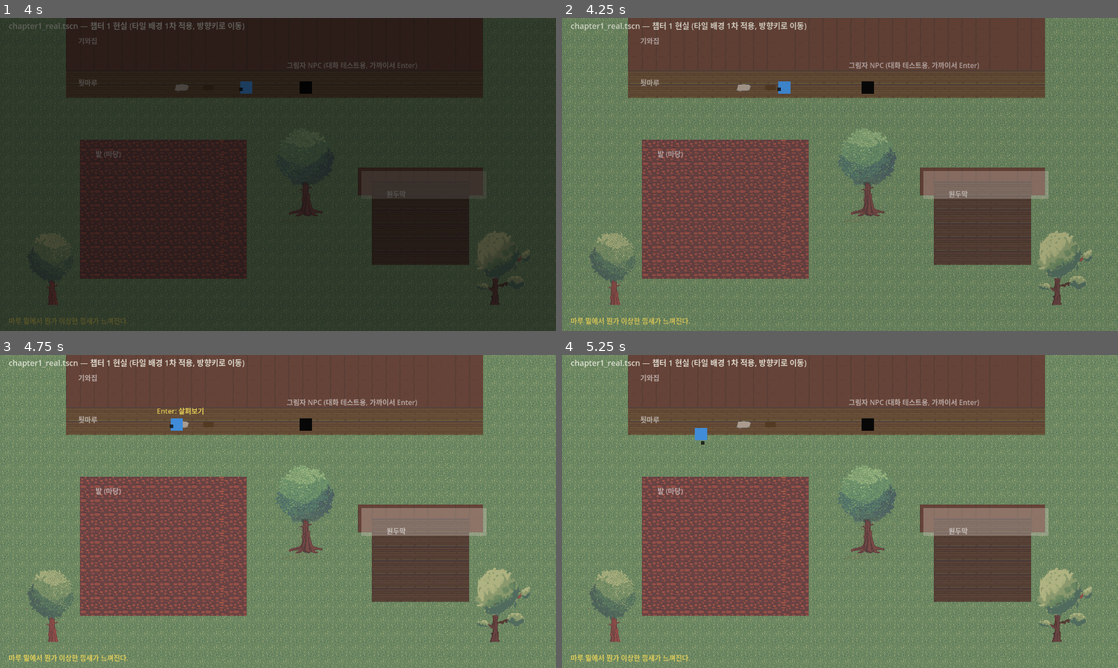
Above: before the commit, frames 1-4 (two rows, left to right).
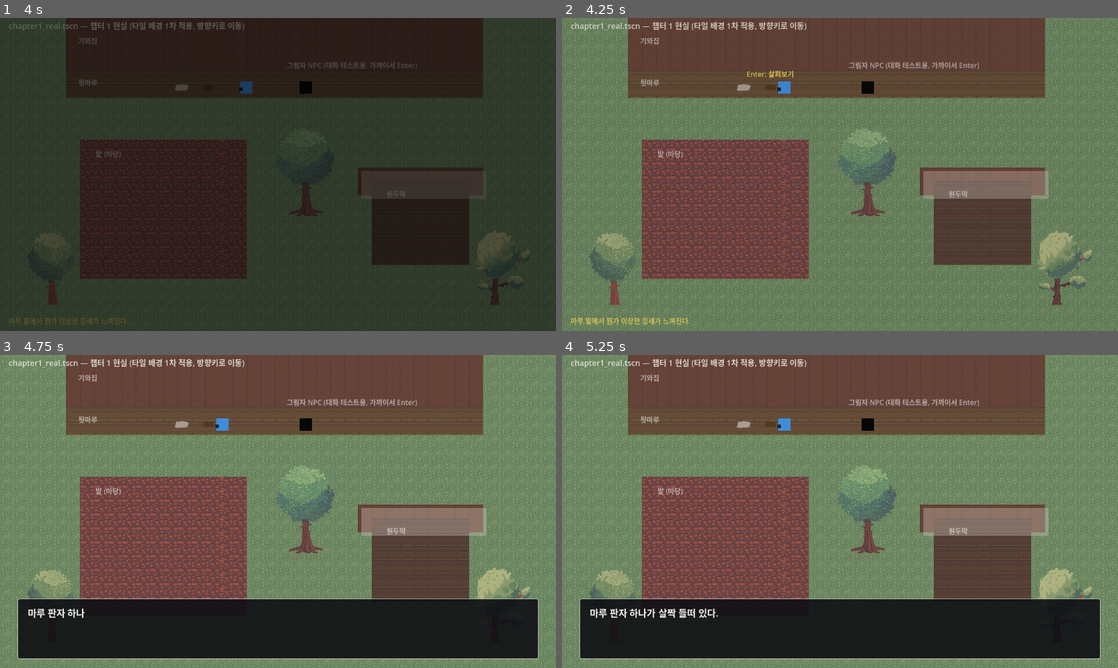
Above: after the commit, the same moments.

Repository: YGseok/ProjectS
Game: Godot game, scene res://scenes/chapter1_intro.tscn
Same seed, same stepped clock (60 frames per second), same inputs: the game is played once before the commit and once after it.
Inputs (mouse positions are in pixels of both pictures, inside the frame that each line leads up to):
- Up to frame 1 (4 s): tap Enter (ui_accept) at 0.5, 0.77, 1.52, 2.75, 3.02, 3.77 s; move the mouse to (400, 158) at 0.52 s; hold Right (ui_right) 0.53-1.28 s; click (400, 158) at 0.67 s; move the mouse to (166, 190) at 1.27 s; hold Down (ui_down) 1.28-2.03 s; move the mouse to (333, 105) at 2.02 s; hold Right (ui_right) 2.03-2.78 s; move the mouse to (250, 237) at 2.77 s; hold Up (ui_up) 2.78-3.53 s; click (250, 237) at 2.92 s; move the mouse to (444, 221) at 3.52 s; hold Left (ui_left) from 3.53 s (still down)
- Up to frame 2 (4.25 s): keep holding Left (ui_left)
- Up to frame 3 (4.75 s): keep holding Left (ui_left); move the mouse to (111, 464) at 4.27 s; tap Enter (ui_accept) at 4.52 s
- Up to frame 4 (5.25 s): move the mouse to (867, 511) at 5.02 s; release Left (ui_left) at 5.03 s; hold Down (ui_down) from 5.03 s (still down); click (867, 511) at 5.17 s

Frame 1 is identical in both runs. In frame 2, less than 0.1% of the frame differs, in the area x 33-42%, y 16-20%; in frame 3, 19%, in the area x 1-97%, y 16-98%; in frame 4, 19%.

Commit message:
v0.12: NPC/대화 오브젝트에 벽처럼 충돌 판정 추가
InteractableBase 하위(판자/공기돌/사방치기/장독/나무·덤불)와 npc.gd를
"blocks_movement" 그룹에 넣고, collision_map.gd가 그중 지금 보이는
노드만 동적으로 막도록 함 - 단계별로 등장하는 오브젝트는 안 보이는
동안 자동으로 안 막힘. interact_radius 기본값 28->34(인접 칸에서
상호작용 가능하도록). 나무/덤불은 기존 전용 rect와 충돌해서 동적
검사에서 제외. 기존 이동 테스트 3개가 새 콜리전과 충돌해 경로/헬퍼
수정, 신규 test_dynamic_collision.gd 추가. 전체 21종 + QA 7개 씬
재통과. INBOX.md 처리 표시.

Co-Authored-By: Claude Sonnet 5 <noreply@anthropic.com>

Diff:
--- a/scripts/collision_map.gd
+++ b/scripts/collision_map.gd
@@ -6,6 +6,16 @@
 ## 이 프로젝트는 물리 엔진(CharacterBody2D 등)을 쓰지 않고 좌표를 직접
 ## 옮기는 그리드 이동 방식이라, 콜리전도 물리 바디 대신 이 단순한 사각형
 ## 목록 + 점(point)-포함 검사로 처리한다.
+##
+## 정적인 blocked_rects 목록(벽/지붕/나무 밑둥)과 별개로, "blocks_movement"
+## 그룹에 속한 노드(NPC, InteractableBase 하위 오브젝트 전부)도 동적으로
+## 막는다(사람 피드백, 2026-09-09 "NPC 및 대화 가능한 오브젝트에도
+## 벽처럼 충돌 판정을 추가한다"). 이 오브젝트들은 전부 정확히 타일
+## 중심에 놓여 있어서, 절반 타일(16px) 안이면 "같은 칸"으로 본다.
+## visible=false인 동안(아직 등장하지 않은 단계의 사방치기/장독 등)은
+## 자동으로 건너뛴다 — 진행 단계 상태와 별도로 관리할 필요가 없다.
+
+const DYNAMIC_BLOCK_DISTANCE := 16.0
 
 @export var blocked_rects: Array[Rect2] = []
 
@@ -17,4 +27,9 @@
 	for rect in blocked_rects:
 		if rect.has_point(next_position):
 			return true
+	for node in get_tree().get_nodes_in_group("blocks_movement"):
+		if not node.visible:
+			continue
+		if node.global_position.distance_to(next_position) < DYNAMIC_BLOCK_DISTANCE:
+			return true
 	return false
--- a/scripts/interactable_base.gd
+++ b/scripts/interactable_base.gd
@@ -4,8 +4,24 @@
 ## 누르면 _on_interact() 호출). 하위 클래스는 _on_interact()를 오버라이드
 ## 하고, 진행 단계에 따라 나타났다 사라져야 하면 _is_visible_now()도
 ## 오버라이드한다. 씬 전환은 하지 않는다 — 그건 nap_trigger.gd 담당.
-
-@export var interact_radius: float = 28.0
+##
+## blocks_movement=true(기본)면 "blocks_movement" 그룹에 속해서
+## collision_map.gd가 벽처럼 막는다(사람 피드백, 2026-09-09 "NPC 및 대화
+## 가능한 오브젝트에도 벽처럼 충돌 판정을 추가한다"). 숨겨진 동안
+## (visible=false, 아직 등장 안 한 단계)은 collision_map.gd가 알아서
+## 무시하므로 별도 처리 불필요. **나무/덤불(scenery_flavor.gd)은 예외** —
+## 그쪽은 이미 트렁크 모양에 맞춘 전용 사각형(chapter1_real.tscn의
+## CollisionMap.blocked_rects)으로 따로 막혀 있고, 스프라이트 기준점이
+## 타일 중심과 어긋나 있어서 이 범용 "가장 가까운 칸" 방식을 그대로
+## 적용하면 트렁크와 안 맞는 엉뚱한 칸이 막히는 부작용이 생긴다 —
+## scenery_flavor.gd에서 false로 끈다.
+##
+## interact_radius 기본값을 32px(정확히 타일 하나)보다 살짝 크게 잡은
+## 이유: 오브젝트 자신의 타일이 이제 막혀서, 플레이어가 더는 오브젝트와
+## 같은 칸에 설 수 없고 인접 칸(정확히 32px 거리)에서만 상호작용해야
+## 하기 때문 — 28이면 그 거리를 못 미쳐서 상호작용이 아예 불가능해짐.
+@export var blocks_movement: bool = true
+@export var interact_radius: float = 34.0
 @export var prompt_text: String = "Enter: 살펴보기"
 
 @onready var _prompt_label: Label = get_node_or_null("PromptLabel")
@@ -13,6 +29,8 @@
 var _player: Node2D
 
 func _ready() -> void:
+	if blocks_movement:
+		add_to_group("blocks_movement")
 	if _prompt_label:
 		_prompt_label.text = prompt_text
 		_prompt_label.visible = false
--- a/scripts/npc.gd
+++ b/scripts/npc.gd
@@ -2,6 +2,11 @@
 ## 상호작용 가능한 NPC — 플레이어가 인접 타일에서 이 NPC 쪽을 바라보고
 ## 상호작용키(Enter/Space, ui_accept)를 누르면 대화를 시작한다.
 ## DESIGN.md 대화 시스템 사양: "NPC를 바라보고 스페이스바" 로 시작.
+##
+## "blocks_movement" 그룹에 속해서 collision_map.gd가 벽처럼 막는다(사람
+## 피드백, 2026-09-09) — NPC 타일 위로 플레이어가 겹쳐 걸어 들어갈 수
+## 없다. 상호작용 자체는 원래도 인접 타일(TILE_SIZE 거리)에서 하도록
+## 되어 있어서 이 변경으로 인한 영향은 없다.
 
 const TILE_SIZE := 32.0
 const FACE_DOT_THRESHOLD := 0.9
@@ -9,6 +14,9 @@
 @export var dialogue_lines: Array[String] = ["..."]
 
 var _player: Node2D
+
+func _ready() -> void:
+	add_to_group("blocks_movement")
 
 func _process(_delta: float) -> void:
 	if _player == null:
--- a/scripts/scenery_flavor.gd
+++ b/scripts/scenery_flavor.gd
@@ -10,5 +10,13 @@
 
 @export var lines: Array[String] = ["..."]
 
+func _ready() -> void:
+	# 트렁크는 이미 전용 사각형으로 막혀 있다(chapter1_real.tscn의
+	# CollisionMap 참고) — interactable_base.gd의 범용 "가장 가까운 칸"
+	# 충돌을 여기서도 켜면 스프라이트 기준점이 타일 중심과 어긋나 있어서
+	# 트렁크와 안 맞는 엉뚱한 칸이 막히는 부작용이 생긴다(2026-09-09).
+	blocks_movement = false
+	super._ready()
+
 func _on_interact() -> void:
 	DialogueSystem.start_dialogue(lines)
--- a/tests/test_chapter1_puzzle.gd
+++ b/tests/test_chapter1_puzzle.gd
@@ -186,24 +186,32 @@
 		elapsed += step
 
 
+## target까지 이동한다. target 자체가 이제 오브젝트 콜리전으로 막혀 있을
+## 수 있으므로(2026-09-09, NPC/대화 오브젝트 충돌 추가), 정확히 그 칸에
+## 못 들어가면(진행 없음) 인접 칸에서 멈춘다 — interact_radius가 그 거리를
+## 커버하도록 이미 늘어나 있음. x축이 막혀 있으면 y축으로 우회를 시도해서
+## (그리고 그 반대도) 다른 오브젝트 하나 때문에 목표 근처에 못 가는 경우를
+## 피한다.
 func _move_to(target: Vector2) -> void:
-	while not _player.position.is_equal_approx(target):
-		var dir := Vector2.ZERO
+	var guard := 0
+	while not _player.position.is_equal_approx(target) and guard < 100:
+		guard += 1
 		var diff := target - _player.position
+		var x_action := ""
+		var y_action := ""
 		if absf(diff.x) > 0.01:
-			dir = Vector2.RIGHT if diff.x > 0 else Vector2.LEFT
-		elif absf(diff.y) > 0.01:
-			dir = Vector2.DOWN if diff.y > 0 else Vector2.UP
-		else:
+			x_action = "ui_right" if diff.x > 0 else "ui_left"
+		if absf(diff.y) > 0.01:
+			y_action = "ui_down" if diff.y > 0 else "ui_up"
+		if x_action == "" and y_action == "":
 			break
-		var action := "ui_right"
-		if dir == Vector2.LEFT:
-			action = "ui_left"
-		elif dir == Vector2.DOWN:
-			action = "ui_down"
-		elif dir == Vector2.UP:
-			action = "ui_up"
-		await _move_one_tile(action)
+		var before := _player.position
+		if x_action != "":
+			await _move_one_tile(x_action)
+		if _player.position.is_equal_approx(before) and y_action != "":
+			await _move_one_tile(y_action)
+		if _player.position.is_equal_approx(before):
+			break
 
 
 func _move_one_tile(action: String) -> void:
--- /dev/null
+++ b/tests/test_dynamic_collision.gd
@@ -0,0 +1,119 @@
+extends SceneTree
+## 자동 상호작용 테스트 — NPC/InteractableBase 하위 오브젝트에 새로
+## 추가된 동적 콜리전("blocks_movement" 그룹, 2026-09-09 사람 피드백
+## "NPC 및 대화 가능한 오브젝트에도 벽처럼 충돌 판정을 추가한다")이
+## 실제로 벽처럼 막는지, 그리고 아직 등장하지 않은 단계(visible=false)의
+## 오브젝트는 막지 않다가 등장한 뒤부터 막는지 검증한다. 정적
+## blocked_rects(벽/나무 밑둥)는 test_collision_map.gd가 이미 검증한다.
+##
+## 실행: godot4 --headless --script res://tests/test_dynamic_collision.gd --path <project>
+
+var _player: Node2D
+var _progress: Node
+var _all_passed := true
+
+func _initialize() -> void:
+	change_scene_to_file("res://scenes/chapter1_real.tscn")
+	await process_frame
+	await process_frame
+
+	_player = get_first_node_in_group("player")
+	_progress = root.get_node_or_null("Chapter1Progress")
+	_assert(_player != null, "player 그룹 노드를 찾음")
+	_assert(_progress != null, "Chapter1Progress 오토로드 노드를 찾음")
+	if _player == null or _progress == null:
+		_finish()
+		return
+
+	# --- NPC 콜리전: 스폰(608,160)에서 오른쪽으로 2칸(672,160)까지는
+	# 정상 이동, 그 다음 한 칸(704,160, ShadowNPC 위치)은 막혀야 한다.
+	for i in range(2):
+		await _move_one_tile("ui_right")
+	_assert(_player.position.is_equal_approx(Vector2(672, 160)),
+		"NPC 옆(672,160)까지 정상 이동, 실제: %s" % [_player.position])
+	await _move_one_tile("ui_right")
+	_assert(_player.position.is_equal_approx(Vector2(672, 160)),
+		"NPC 자리(704,160)로는 이동 못 하고 그대로임, 실제: %s" % [_player.position])
+
+	# --- Floorboard(480,160) 콜리전: y=160행은 이제 곧장 왼쪽으로 못
+	# 지나가므로, 콜리전 없는 y=192행으로 우회해서 옆 칸(512,160)까지 간다.
+	await _move_one_tile("ui_down")
+	for i in range(5):
+		await _move_one_tile("ui_left")
+	await _move_one_tile("ui_up")
+	_assert(_player.position.is_equal_approx(Vector2(512, 160)),
+		"Floorboard 옆(512,160)까지 정상 이동, 실제: %s" % [_player.position])
+	await _move_one_tile("ui_left")
+	_assert(_player.position.is_equal_approx(Vector2(512, 160)),
+		"Floorboard(480,160) 자리로는 이동 못 하고 그대로임, 실제: %s" % [_player.position])
+
+	# --- GonggiStones(416,160) 콜리전: 같은 방식으로 우회해서 옆 칸
+	# (448,160)까지 간다.
+	await _move_one_tile("ui_down")
+	for i in range(2):
+		await _move_one_tile("ui_left")
+	await _move_one_tile("ui_up")
+	_assert(_player.position.is_equal_approx(Vector2(448, 160)),
+		"GonggiStones 옆(448,160)까지 정상 이동, 실제: %s" % [_player.position])
+	await _move_one_tile("ui_left")
+	_assert(_player.position.is_equal_approx(Vector2(448, 160)),
+		"GonggiStones(416,160) 자리로는 이동 못 하고 그대로임, 실제: %s" % [_player.position])
+
+	# --- 단계 게이팅 오브젝트(HopscotchKey)는 "숨겨진 동안은 막지 않다가,
+	# 등장하면 그때부터 막는다"가 핵심 — 1단계에서는 안 보이므로 그 자리를
+	# 그냥 통과해서 지나갈 수 있어야 한다.
+	var hopscotch: Node2D = current_scene.get_node("HopscotchKey")
+	_assert(not hopscotch.visible, "1단계에서는 사방치기가 아직 안 보임")
+	for i in range(10):
+		await _move_one_tile("ui_down")
+	_assert(_player.position.is_equal_approx(Vector2(448, 480)),
+		"안 보이는 사방치기 자리는 그냥 통과해서 지나갈 수 있음, 실제: %s" % [_player.position])
+
+	# 한 칸 물러난 뒤 2단계로 진행시켜 사방치기를 등장시킨다.
+	await _move_one_tile("ui_up")
+	_progress.advance_cycle()
+	for i in range(5):
+		await process_frame
+	_assert(hopscotch.visible, "2단계부터 사방치기가 보임")
+
+	await _move_one_tile("ui_down")
+	_assert(_player.position.is_equal_approx(Vector2(448, 448)),
+		"등장한 뒤에는 사방치기 자리로 이동 못 하고 그대로임, 실제: %s" % [_player.position])
+
+	_finish()
+
+
+func _move_one_tile(action: String) -> void:
+	var press := InputEventAction.new()
+	press.action = action
+	press.pressed = true
+	Input.parse_input_event(press)
+	var start_guard := 0
+	while not _player._moving and start_guard < 10:
+		await process_frame
+		start_guard += 1
+	var release := InputEventAction.new()
+	release.action = action
+	release.pressed = false
+	Input.parse_input_event(release)
+	var move_guard := 0
+	while _player._moving and move_guard < 60:
+		await process_frame
+		move_guard += 1
+
+
+func _assert(condition: bool, description: String) -> void:
+	if condition:
+		print("[TEST] PASS - %s" % description)
+	else:
+		printerr("[TEST] FAIL - %s" % description)
+		_all_passed = false
+
+
+func _finish() -> void:
+	if _all_passed:
+		print("[TEST] ALL PASSED")
+		quit(0)
+	else:
+		printerr("[TEST] SOME FAILED")
+		quit(1)
--- a/tests/test_full_playthrough.gd
+++ b/tests/test_full_playthrough.gd
@@ -86,17 +86,30 @@
 		guard += 1
 
 
+## target 자체가 오브젝트 콜리전으로 막혀 있을 수 있으므로(2026-09-09,
+## NPC/대화 오브젝트 충돌 추가) 진행이 안 되면 인접 칸에서 멈춘다 —
+## test_chapter1_puzzle.gd의 같은 헬퍼와 동일한 로직(x축이 막히면 y축으로
+## 우회 시도).
 func _move_to(target: Vector2) -> void:
-	while not _player.position.is_equal_approx(target):
+	var guard := 0
+	while not _player.position.is_equal_approx(target) and guard < 100:
+		guard += 1
 		var diff := target - _player.position
-		var action := "ui_right"
+		var x_action := ""
+		var y_action := ""
 		if absf(diff.x) > 0.01:
-			action = "ui_right" if diff.x > 0 else "ui_left"
-		elif absf(diff.y) > 0.01:
-			action = "ui_down" if diff.y > 0 else "ui_up"
-		else:
+			x_action = "ui_right" if diff.x > 0 else "ui_left"
+		if absf(diff.y) > 0.01:
+			y_action = "ui_down" if diff.y > 0 else "ui_up"
+		if x_action == "" and y_action == "":
 			break
-		await _move_one_tile(action)
+		var before := _player.position
+		if x_action != "":
+			await _move_one_tile(x_action)
+		if _player.position.is_equal_approx(before) and y_action != "":
+			await _move_one_tile(y_action)
+		if _player.position.is_equal_approx(before):
+			break
 
 
 func _move_one_tile(action: String) -> void:
--- a/tests/test_movement_bounds.gd
+++ b/tests/test_movement_bounds.gd
@@ -6,6 +6,11 @@
 ## y=128 자리에 있어서 화면 경계(y=0)보다 먼저 막히므로, "월드 경계"와
 ## "오브젝트 콜리전"을 섞지 않기 위해 콜리전이 없는 왼쪽 방향을 쓴다.
 ## 콜리전 자체는 test_collision_map.gd에서 따로 검증한다.
+##
+## y=160행(툇마루)은 2026-09-09부터 GonggiStones(416,160)/Floorboard
+## (480,160)/ShadowNPC(704,160)에 콜리전이 생겨서 더 이상 "콜리전 없는
+## 가로줄"이 아니다 — 아래로 한 칸(y=192) 내려간 뒤 그 줄에서 왼쪽 이동을
+## 검증한다(그 줄은 여전히 아무 오브젝트도 없음).
 ##
 ## 실행: godot4 --headless --script res://tests/test_movement_bounds.gd --path <project>
 
@@ -37,20 +42,22 @@
 			"카메라 limit이 play_area(0,0,1280,720)와 일치, 실제: (%d,%d,%d,%d)" %
 				[camera.limit_left, camera.limit_top, camera.limit_right, camera.limit_bottom])
 
-	# 시작 위치 (608,160) 에서 왼쪽으로 19칸(608/32) 이동하면 x=0 (경계)에 도달
+	# 콜리전 없는 줄(y=192)로 한 칸 내려간 뒤, 왼쪽으로 19칸(608/32)
+	# 이동하면 x=0 (경계)에 도달.
+	await _move_one_tile("ui_down")
 	for i in range(19):
 		await _move_one_tile("ui_left")
-	_assert(_player.position.is_equal_approx(Vector2(0, 160)),
-		"왼쪽으로 19칸 이동 후 (0,160), 실제: %s" % [_player.position])
+	_assert(_player.position.is_equal_approx(Vector2(0, 192)),
+		"왼쪽으로 19칸 이동 후 (0,192), 실제: %s" % [_player.position])
 
 	# 경계에서 한 번 더 왼쪽으로 누르면 화면 밖(x=-32)으로 못 나가고 그대로여야 함
 	await _move_one_tile("ui_left")
-	_assert(_player.position.is_equal_approx(Vector2(0, 160)),
-		"경계에서 추가로 왼쪽으로 눌러도 그대로 (0,160), 실제: %s" % [_player.position])
+	_assert(_player.position.is_equal_approx(Vector2(0, 192)),
+		"경계에서 추가로 왼쪽으로 눌러도 그대로 (0,192), 실제: %s" % [_player.position])
 
 	# 오른쪽으로 다시 이동은 정상 작동해야 함 (경계 로직이 이동 자체를 막은 게 아님을 확인)
 	await _move_one_tile("ui_right")
-	_assert(_player.position.is_equal_approx(Vector2(32, 160)),
+	_assert(_player.position.is_equal_approx(Vector2(32, 192)),
 		"경계 이후 오른쪽으로 이동은 정상, 실제: %s" % [_player.position])
 
 	_finish()
--- a/tests/test_scenery_flavor.gd
+++ b/tests/test_scenery_flavor.gd
@@ -23,11 +23,16 @@
 		_finish()
 		return
 
-	# TreeGreen 옆(704,448)까지 이동해서 조사 — 오른쪽 3, 아래 9.
+	# TreeGreen 옆(704,448)까지 이동해서 조사. (608,160)에서 곧장
+	# "오른쪽 3, 아래 9"로 가면 (704,160)을 지나야 하는데, 그 자리는
+	# 2026-09-09에 추가된 ShadowNPC 콜리전으로 막혀 있다 — 아래로 먼저
+	# 충분히 내려간 뒤(10칸, y=480행) 오른쪽으로 이동해서(y=480행은
+	# 트렁크 콜리전과 안 겹침) NPC/나무 밑동을 모두 피해 도착한다.
+	for i in range(10):
+		await _move_one_tile("ui_down")
 	for i in range(3):
 		await _move_one_tile("ui_right")
-	for i in range(9):
-		await _move_one_tile("ui_down")
+	await _move_one_tile("ui_up")
 	_assert(_player.position.is_equal_approx(Vector2(704, 448)),
 		"TreeGreen 옆까지 정상 이동, 실제: %s" % [_player.position])
 
Not shown, added: tests/test_dynamic_collision.gd.uid
Not shown, changed: docs/CHANGELOG.md
Not shown, changed: docs/STATUS.md
Not shown, changed: docs/feedback/INBOX.md
